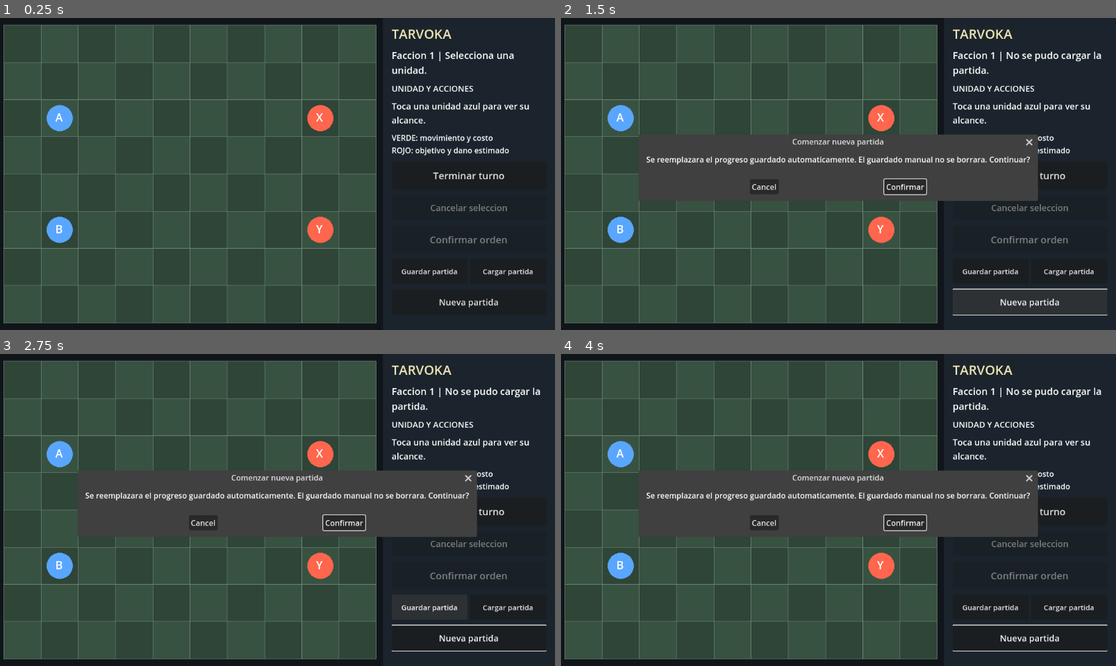
Above: before the commit, frames 1-4 (two rows, left to right).
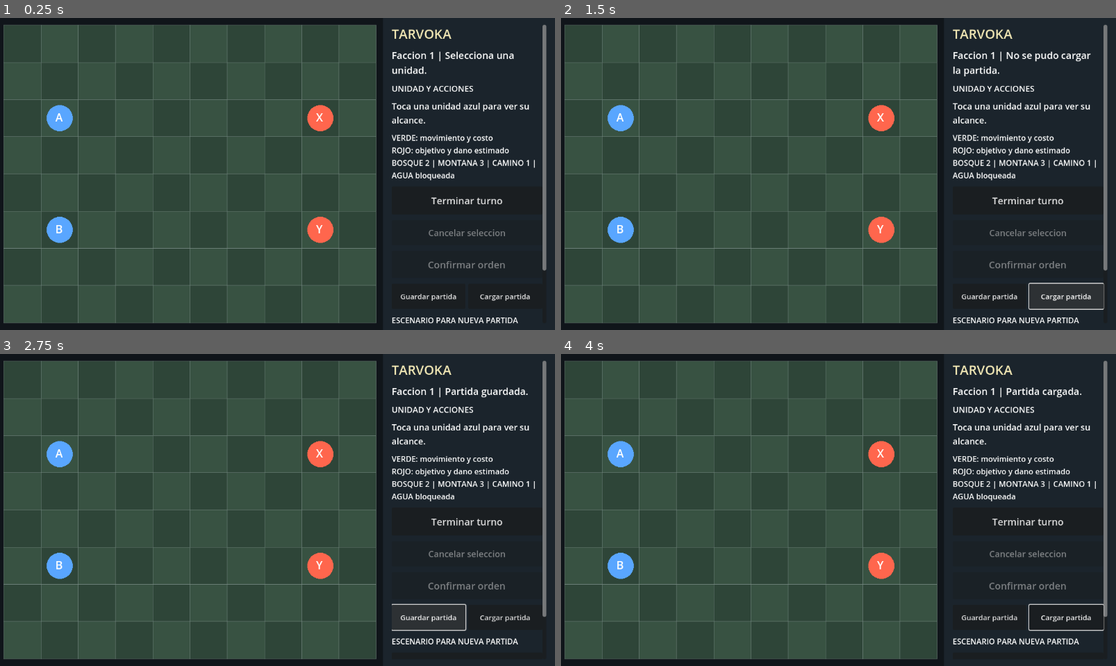
Above: after the commit, the same moments.

Repository: edwinrodri12/Tarvoka
Game: Godot game, scene res://scenes/Main.tscn
Same seed, same stepped clock (60 frames per second), same inputs: the game is played once before the commit and once after it.
Inputs (mouse positions are in pixels of both pictures, inside the frame that each line leads up to):
- Up to frame 1 (0.25 s): no input
- Up to frame 2 (1.5 s): click "Cargar partida" at 0.5 s; click (1032, 301) at 1.25 s, where only the run before the commit has a clickable "Nueva partida"
- Up to frame 3 (2.75 s): click "Guardar partida" at 2 s
- Up to frame 4 (4 s): click "Cargar partida" at 2.75 s; click (1027, 665) at 3.5 s, where only the run after the commit has a clickable "Campo abierto"

The runs differ from the first frame. In frame 1, 2.5% of the frame differs, in the area x 0-99%, y 2-98%; in frame 2, 8.2%; in frame 3, 9.4%; in frame 4, 9.4%.

Commit message:
feat(maps): selectable original tactical terrains with distinct visuals
Three mirrored field layouts, roads/forest/mountains/water tile rendering using original Godot primitives and scenario picker guarded by existing New Game confirmation. Preserves v1 saves, default map, positions and tactical input. Godot CI 42896411763 SUCCESS, Android debug export CI 42896411666 SUCCESS; physical device validation pending.

Diff:
--- /dev/null
+++ b/scripts/core/Scenarios.gd
@@ -0,0 +1,59 @@
+extends RefCounted
+class_name TarvokaScenarios
+
+const Rules = preload("res://scripts/core/Rules.gd")
+const LABELS := [
+    "Campo abierto",
+    "Bosque de las Dos Rutas",
+    "Puentes de la Cuenca"
+]
+
+# All starting armies remain on passable ground in each scenario. These are
+# intentionally small, balanced prototype maps, NOT a campaign/map generator.
+static func terrain(scenario_id: int = 0) -> Array:
+    var map: Array = []
+    for y in range(Rules.HEIGHT):
+        var row: Array = []
+        for x in range(Rules.WIDTH):
+            row.append("plain")
+        map.append(row)
+    match scenario_id:
+        1:
+            # Forest slows flanking units, with two clear central road lanes.
+            for y in [1, 2, 5, 6]:
+                for x in [2, 3, 6, 7]:
+                    map[y][x] = "forest"
+            for x in range(Rules.WIDTH):
+                map[3][x] = "road"
+                map[4][x] = "road"
+            for x in [4, 5]:
+                map[0][x] = "mountain"
+                map[7][x] = "mountain"
+        2:
+            # Water divides the field except for two equivalent crossings.
+            for y in range(Rules.HEIGHT):
+                for x in [4, 5]:
+                    map[y][x] = "water"
+            for y in [2, 5]:
+                for x in [3, 4, 5, 6]:
+                    map[y][x] = "road"
+            for y in [0, 7]:
+                for x in [3, 6]:
+                    map[y][x] = "mountain"
+            for y in [3, 4]:
+                for x in [2, 7]:
+                    map[y][x] = "forest"
+        _:
+            pass
+    return map
+
+static func label(scenario_id: int) -> String:
+    if scenario_id < 0 or scenario_id >= LABELS.size():
+        return LABELS[0]
+    return LABELS[scenario_id]
+
+static func identify(map: Array) -> int:
+    for id in range(LABELS.size()):
+        if map == terrain(id):
+            return id
+    return 0
--- a/scripts/ui/Main.gd
+++ b/scripts/ui/Main.gd
@@ -1,6 +1,7 @@
 extends Control
 
 const BoardScript = preload("res://scripts/ui/TouchBoard.gd")
+const Scenarios = preload("res://scripts/core/Scenarios.gd")
 
 var board: Control
 var status_label: Label
@@ -11,6 +12,7 @@
 var cancel_button: Button
 var confirm_button: Button
 var new_game_dialog: ConfirmationDialog
+var scenario_picker: OptionButton
 
 # Named controls are exposed for headless layout and victory-state regressions.
 var main_layout: BoxContainer
@@ -129,7 +131,7 @@
     panel.add_child(unit_label)
 
     var legend := Label.new()
-    legend.text = "VERDE: movimiento y costo\nROJO: objetivo y dano estimado"
+    legend.text = "VERDE: movimiento y costo\nROJO: objetivo y dano estimado\nBOSQUE 2 | MONTANA 3 | CAMINO 1 | AGUA bloqueada"
     legend.autowrap_mode = TextServer.AUTOWRAP_WORD_SMART
     legend.add_theme_font_size_override("font_size", 16)
     panel.add_child(legend)
@@ -172,6 +174,18 @@
     load_button.add_theme_font_size_override("font_size", 15)
     load_button.pressed.connect(_load_game)
     saves.add_child(load_button)
+
+    var scenario_heading := Label.new()
+    scenario_heading.text = "ESCENARIO PARA NUEVA PARTIDA"
+    scenario_heading.add_theme_font_size_override("font_size", 16)
+    panel.add_child(scenario_heading)
+    scenario_picker = OptionButton.new()
+    scenario_picker.custom_minimum_size.y = 54
+    scenario_picker.add_theme_font_size_override("font_size", 17)
+    for id in range(Scenarios.LABELS.size()):
+        scenario_picker.add_item(Scenarios.label(id), id)
+    scenario_picker.select(board.current_scenario_id)
+    panel.add_child(scenario_picker)
 
     var restart_button := Button.new()
     restart_button.text = "Nueva partida"
@@ -240,15 +254,17 @@
     board.save_game()
 
 func _load_game() -> void:
-    board.load_game()
+    if board.load_game():
+        scenario_picker.select(board.current_scenario_id)
 
 func _new_game() -> void:
+    new_game_dialog.dialog_text = "Iniciar %s? Esto reemplazara el autoguardado. La partida guardada manualmente se conserva." % Scenarios.label(scenario_picker.get_selected_id())
     # Avoid opening a native modal in the headless test runner.
     if DisplayServer.get_name() != "headless":
         new_game_dialog.popup_centered()
 
 func _confirm_new_game() -> void:
-    board.new_game()
+    board.new_game(scenario_picker.get_selected_id())
 
 func _cancel_selection() -> void:
     board.cancel_selection()
--- a/scripts/ui/TouchBoard.gd
+++ b/scripts/ui/TouchBoard.gd
@@ -5,9 +5,11 @@
 const BasicAI = preload("res://scripts/core/BasicAI.gd")
 const SaveStore = preload("res://scripts/core/SaveStore.gd")
 const TacticalHints = preload("res://scripts/core/TacticalHints.gd")
+const Scenarios = preload("res://scripts/core/Scenarios.gd")
 const WIDTH := 10
 const HEIGHT := 8
 var state: Dictionary = {}
+var current_scenario_id := 0
 var ai_enabled := true # Faction 1 is computer-controlled; disable for local two-player tests.
 var autosave_enabled := false # Enabled by Main after board initializes; tests opt in explicitly.
 var autosave_path := "user://tarvoka_autosave_v1.json"
@@ -27,13 +29,9 @@
     mouse_filter = Control.MOUSE_FILTER_STOP
     new_game()
 
-func new_game() -> void:
-    var terrain: Array = []
-    for y in range(HEIGHT):
-        var row: Array = []
-        for x in range(WIDTH):
-            row.append("plain")
-        terrain.append(row)
+func new_game(scenario_id: int = 0) -> void:
+    current_scenario_id = scenario_id if scenario_id >= 0 and scenario_id < Scenarios.LABELS.size() else 0
+    var terrain: Array = Scenarios.terrain(current_scenario_id)
     state = Session.start([
         {"id":"A","faction":0,"hp":10,"pos":Vector2i(1,2),"move_points":3,"attack":5,"defense":0,"cover":0,"acted":false},
         {"id":"B","faction":0,"hp":10,"pos":Vector2i(1,5),"move_points":3,"attack":5,"defense":0,"cover":0,"acted":false},
@@ -61,8 +59,35 @@
     for y in range(HEIGHT):
         for x in range(WIDTH):
             var pos := origin + Vector2(x, y) * tile
-            draw_rect(Rect2(pos, Vector2.ONE * tile), Color(0.18,0.27,0.22) if (x+y)%2 == 0 else Color(0.22,0.32,0.26))
-            draw_rect(Rect2(pos, Vector2.ONE * tile), Color(0.45,0.52,0.46), false, 1.0)
+            var terrain_type := str(state.get("terrain", [])[y][x])
+            var terrain_color := Color(0.18, 0.27, 0.22) if (x + y) % 2 == 0 else Color(0.22, 0.32, 0.26)
+            match terrain_type:
+                "forest":
+                    terrain_color = Color(0.09, 0.26, 0.14)
+                "road":
+                    terrain_color = Color(0.32, 0.29, 0.23)
+                "mountain":
+                    terrain_color = Color(0.32, 0.34, 0.41)
+                "water":
+                    terrain_color = Color(0.07, 0.23, 0.40)
+            draw_rect(Rect2(pos, Vector2.ONE * tile), terrain_color)
+            draw_rect(Rect2(pos, Vector2.ONE * tile), Color(0.48, 0.55, 0.53, 0.60), false, 1.0)
+            # Simple self-contained symbols, no borrowed art or sprite assets.
+            if terrain_type == "forest":
+                draw_circle(pos + tile * Vector2(0.29, 0.31), tile * 0.09, Color(0.25, 0.53, 0.27))
+                draw_circle(pos + tile * Vector2(0.65, 0.27), tile * 0.11, Color(0.20, 0.45, 0.22))
+            elif terrain_type == "road":
+                draw_line(pos + tile * Vector2(0.12, 0.51), pos + tile * Vector2(0.88, 0.51), Color(0.71, 0.65, 0.47, 0.70), maxf(1.0, tile * 0.035))
+            elif terrain_type == "mountain":
+                var triangle := PackedVector2Array([
+                    pos + tile * Vector2(0.18, 0.77),
+                    pos + tile * Vector2(0.52, 0.23),
+                    pos + tile * Vector2(0.85, 0.77)
+                ])
+                draw_colored_polygon(triangle, Color(0.53, 0.58, 0.65, 0.70))
+            elif terrain_type == "water":
+                draw_line(pos + tile * Vector2(0.19, 0.40), pos + tile * Vector2(0.79, 0.40), Color(0.38, 0.66, 0.86, 0.80), maxf(1.0, tile * 0.025))
+                draw_line(pos + tile * Vector2(0.12, 0.62), pos + tile * Vector2(0.72, 0.62), Color(0.38, 0.66, 0.86, 0.65), maxf(1.0, tile * 0.025))
     # Legal destinations in green, adjacent attack targets in red.
     # Reuse the exact movement/combat rules instead of drawing guessed ranges.
     var hints: Dictionary = TacticalHints.for_unit(state, selected_id)
@@ -300,6 +325,7 @@
         message = "No se pudo cargar la partida."
         return false
     state = restored
+    current_scenario_id = Scenarios.identify(state["terrain"])
     selected_id = ""
     pending_order.clear()
     last_enemy_turn_report = ""
--- /dev/null
+++ b/tests/test_scenarios.gd
@@ -0,0 +1,66 @@
+extends SceneTree
+
+const Scenarios = preload("res://scripts/core/Scenarios.gd")
+const Rules = preload("res://scripts/core/Rules.gd")
+const Store = preload("res://scripts/core/SaveStore.gd")
+
+func _initialize() -> void:
+    call_deferred("_run")
+
+func _run() -> void:
+    assert(Scenarios.LABELS.size() == 3)
+    for id in range(Scenarios.LABELS.size()):
+        var terrain: Array = Scenarios.terrain(id)
+        assert(terrain.size() == Rules.HEIGHT)
+        assert(Scenarios.identify(terrain) == id)
+        for y in range(Rules.HEIGHT):
+            assert(terrain[y].size() == Rules.WIDTH)
+            for x in range(Rules.WIDTH):
+                var tile: String = terrain[y][x]
+                assert(Rules.TERRAIN_COST.has(tile))
+                assert(tile == terrain[y][Rules.WIDTH - 1 - x]) # mirrored map
+        for start in [Vector2i(1,2), Vector2i(1,5), Vector2i(8,2), Vector2i(8,5)]:
+            assert(Rules.movement_cost(terrain[start.y][start.x]) >= 0)
+        var reach: Dictionary = Rules.reachable(Vector2i(1, 2), 100, terrain, [])
+        assert(reach.has(Vector2i(7, 2))) # each field permits engagement
+        # Prevent callers from modifying static prototypes.
+        terrain[0][0] = "water"
+        assert(Scenarios.terrain(id)[0][0] != "water")
+    assert(Scenarios.terrain(0)[0][0] == "plain")
+    assert(Scenarios.label(-1) == Scenarios.LABELS[0])
+
+    var scene: PackedScene = load("res://scenes/Main.tscn")
+    var main: Control = scene.instantiate()
+    root.add_child(main)
+    var board = main.get("board")
+    var picker: OptionButton = main.get("scenario_picker")
+    var dialog: ConfirmationDialog = main.get("new_game_dialog")
+    assert(picker.item_count == 3)
+    assert(board.current_scenario_id == 0)
+    picker.select(2)
+    var before: Dictionary = board.state.duplicate(true)
+    main._new_game()
+    assert(board.state == before) # selection itself doesn't destroy progress
+    assert(dialog.dialog_text.contains("Puentes de la Cuenca"))
+    dialog.confirmed.emit()
+    assert(board.current_scenario_id == 2)
+    assert(board.state["terrain"] == Scenarios.terrain(2))
+    assert(Store.load(board.autosave_path) == board.state)
+    assert(board.state["terrain"][3][4] == "water")
+    assert(board.state["terrain"][2][4] == "road")
+
+    # Manual save and reload carry the exact chosen terrain.
+    var path := "user://tarvoka_scenario_ci.json"
+    assert(board.save_game(path))
+    main.get("scenario_picker").select(0)
+    main._confirm_new_game()
+    assert(board.current_scenario_id == 0)
+    assert(board.load_game(path))
+    assert(board.current_scenario_id == 2)
+    assert(board.state["terrain"] == Scenarios.terrain(2))
+    for p in [path, board.autosave_path]:
+        for suffix in ["", ".bak", ".tmp"]:
+            DirAccess.remove_absolute(ProjectSettings.globalize_path(p + suffix))
+    main.queue_free()
+    print("PASS scenarios: map balance, connectivity, terrain selection, confirmation and persistence")
+    quit(0)
